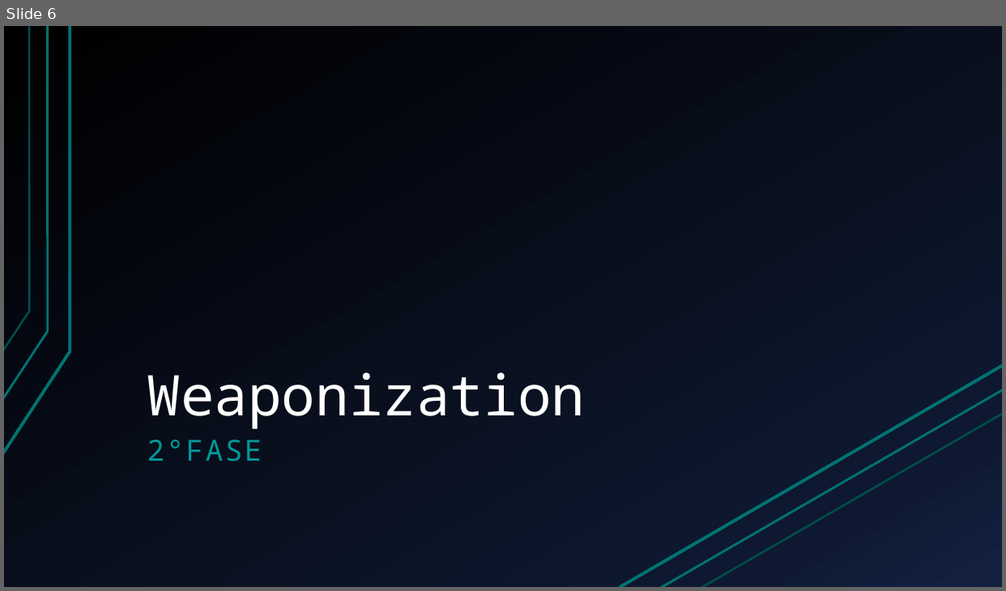
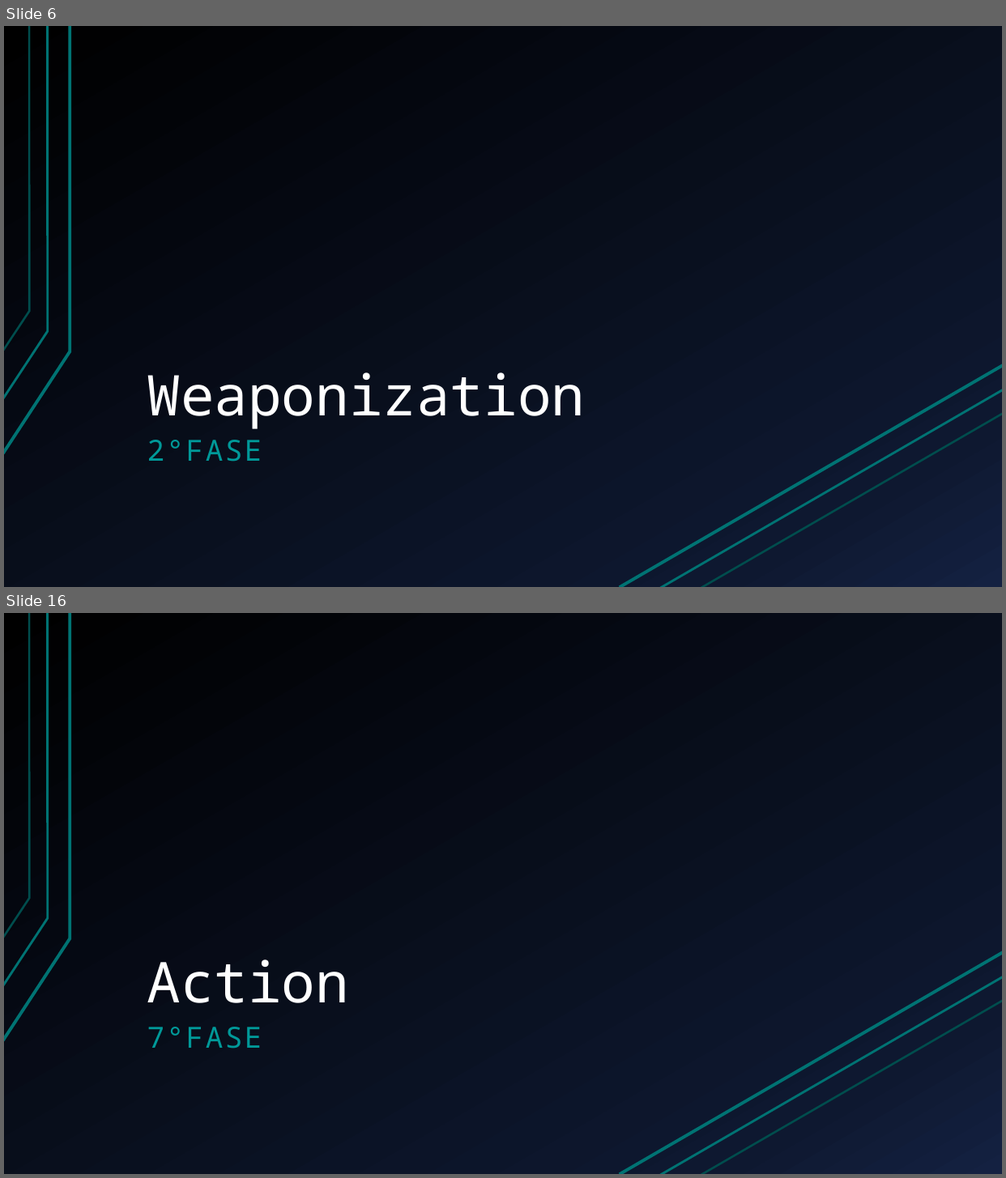
Before and after one commit to espositoandrea/APKBackdoor, a slide deck: Presentazione.pptx. Shown one above the other, each under a label of ours: slide 6 before the commit, slides 6 and 16 after it; the slides between them are not shown. The pictures are 1006x591 and 1006x1178 pixels, drawn with LibreOffice and Linux fonts; fonts in the diff are those of the drawing. Boxes give left, top, right and bottom in pixels: in the first picture for what was removed or moved away, otherwise in the second. Text is boxed around its words. In the diff, an @@ line names an element or a change of style, - is before the commit and + after.

```diff
--- a/Presentazione.pptx
+++ b/Presentazione.pptx
@@ slide 16 added at <box>4,613,1002,1174</box>, background gradient #000000 to #0F1931 to #142242; not listed: 6 template elements that a slide beside it also shows @@
@@ title added at <box>147,960,350,1003</box>, 54 pt, text #FFFFFF @@
+Action
@@ text added at <box>147,1027,262,1049</box>, 28 pt, text #009999 @@
+7°FASE
```
Also in this commit, not shown: 4 slides changed, 11 other slides added, 5 slides removed, 1 other file.
